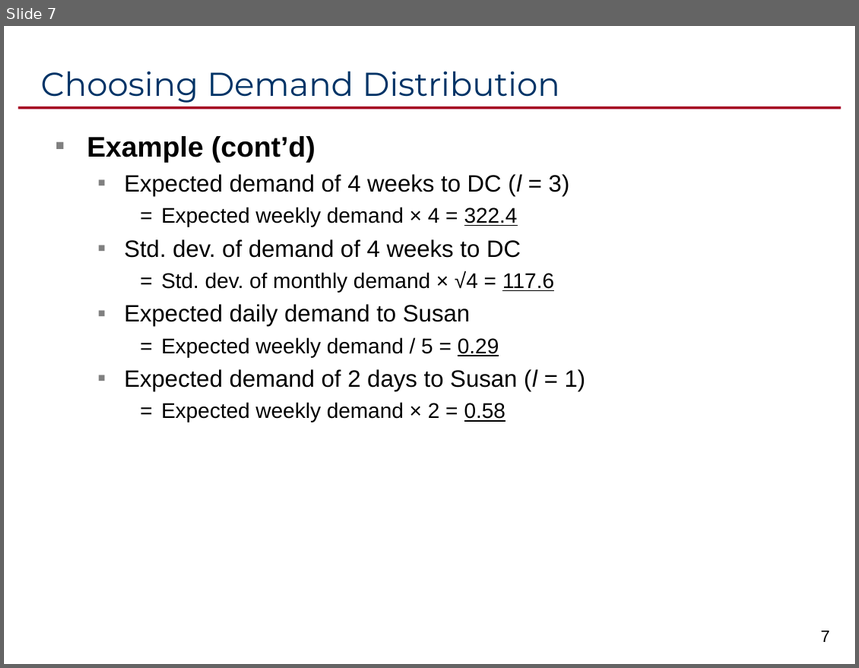
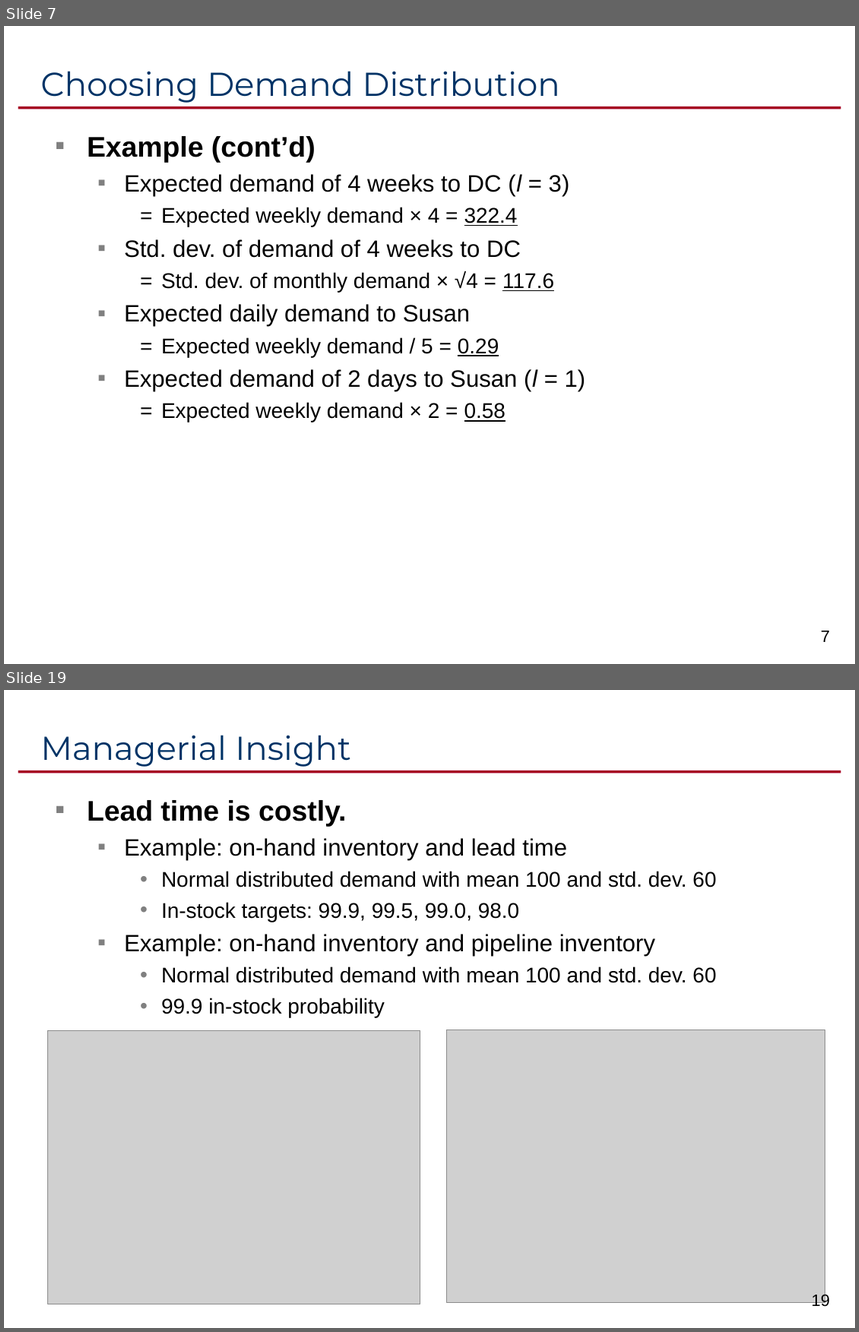
Before and after one commit to ikelab/courses, a slide deck: pm2016/c14.ppt. Shown one above the other, each under a label of ours: slide 7 before the commit, slides 7 and 19 after it; the slides between them are not shown. The pictures are 859x668 and 859x1332 pixels, drawn with LibreOffice and Linux fonts; fonts in the diff are those of the drawing; grey boxes stand for pictures. Boxes give left, top, right and bottom in pixels: in the first picture for what was removed or moved away, otherwise in the second. Text is boxed around its words. In the diff, an @@ line names an element or a change of style, - is before the commit and + after.

```diff
--- a/pm2016/c14.ppt
+++ b/pm2016/c14.ppt
@@ slide 19 added at <box>4,690,855,1328</box>, background #FFFFFF; not listed: 1 template element that a slide beside it also shows @@
@@ title added at <box>40,735,351,767</box>, 28 pt, text #003366 @@
+Managerial Insight
@@ text added at <box>87,800,716,1018</box>, 18 pt, text #000000 @@
+▪ Lead time is costly.
+  ▪ Example: on-hand inventory and lead time
+    • Normal distributed demand with mean 100 and std. dev. 60
+    • In-stock targets: 99.9, 99.5, 99.0, 98.0
+  ▪ Example: on-hand inventory and pipeline inventory
+    • Normal distributed demand with mean 100 and std. dev. 60
+    • 99.9 in-stock probability
@@ picture added at <box>47,1030,420,1304</box> @@
@@ picture added at <box>446,1030,825,1303</box> @@
@@ page number added at <box>812,1293,830,1310</box>, 14 pt, text #000000 @@
+19
```
Also in this commit, not shown: 5 slides changed, 9 other slides added.
